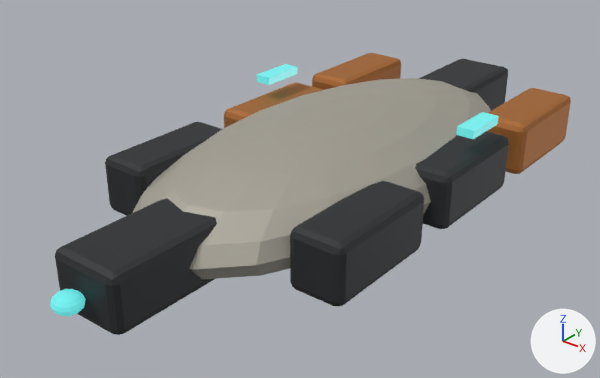
Before and after pictures for a commit that changed the Blender file assets-source/ships/assembly/light.blend.
Before and after are seen from a 50 mm camera at (5.02, -6.78, 3.75) aimed at (-0.16, -0.3, -0.27). Lighting does not change. The marker at lower right points along +X, +Y and +Z. The first picture is the older version.

Names of what the first picture shows: 'RIMWARD_EMISSIVE', 'RIMWARD_ENGINE_GLOW', 'RIMWARD_HULL'.
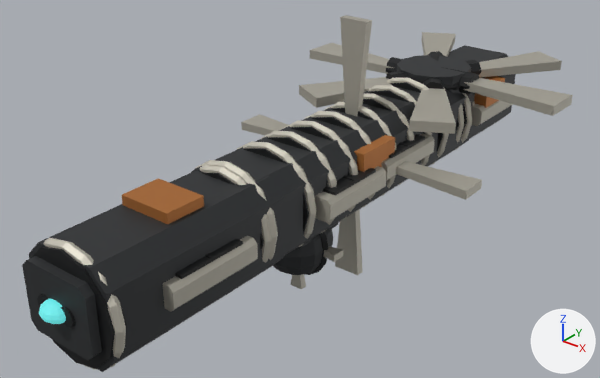
Diff of the bpy script that builds the scene:
```diff
--- a/assets-source/ships/assembly/light.blend.py
+++ b/assets-source/ships/assembly/light.blend.py
@@ me_cube @@
 # used by ob_rimward_hull; parent = ob_rimward_ship_root; location = (0.0, 0.148, -0.0234)
-me_cube.from_pydata(...)  # 574 vertices, 578 faces; spans x -1.54..1.54, y -3.51..3.51, z -0.56..0.56
+me_cube.from_pydata(...)  # 3618 vertices, 3298 faces; spans x -1.82..1.72, y -3.69..3.79, z -1.54..1.54
+# me_cube part 1: a new loose piece, a 12-sided cylinder along y spanning x -0.54..0.54, y -1.8..-1.66, z -0.56..0.52, in mat_rimward_hull
+# me_cube part 2: a new loose piece, a 12-sided cylinder along y spanning x -0.51..0.57, y -3.58..-3.44, z -0.56..0.52, in mat_rimward_hull
+# me_cube part 3: a new loose piece, a 10-sided cylinder along y spanning x -0.23..-0.05, y -3.69..-3.55, z -0.09..0.09, in mat_rimward_hull
+# me_cube part 4: a new loose piece, a 10-sided cylinder along y spanning x 0.05..0.23, y -3.69..-3.55, z -0.09..0.09, in mat_rimward_hull
+# me_cube part 5: a new loose piece, a 12-sided cylinder along y spanning x -0.55..0.55, y 2.04..2.18, z -0.55..0.55, in mat_rimward_hull
+# me_cube part 6: a new loose piece, a 12-sided cylinder along z spanning x -0.46..0.46, y 1.65..2.57, z 0.32..0.6, in mat_rimward_hull
+# me_cube part 7: a new loose piece, a UV sphere (16 segments, 8 rings, poles along z) spanning x -0.4..0.4, y -1.03..-0.23, z -1.08..-0.28, in mat_rimward_hull
+# me_cube part 8: a new loose piece, a box spanning x 0.381..0.607, y 0.237..0.944, z 0.09..0.17, in mat_rimward_hull
+# me_cube part 9: the loose piece of 182 vertices spanning x -1.38..1.38, y -2.81..2.81, z -0.56..0.56 is rebuilt with 16 vertices and now spans x -0.49..0.49, y -1.78..2.28, z -0.51..0.47
+# me_cube part 10: the loose piece of 56 vertices spanning x -0.39..0.39, y -3.51..3.51, z -0.3..0.3 is rebuilt with 64 vertices and now spans x -0.44..0.44, y -3.55..3.7, z -0.44..0.44
+# me_cube part 11: 6 loose pieces with 336 vertices, spanning x -1.54..1.54, y -2.03..2.89, z -0.32..0.32, are deleted
+# me_cube part 12: 3032 vertices added at x -1.82..1.72, y -3.67..3.79, z -1.54..1.54
+# other edits to the shape of me_cube do not show in these pictures
 me_cube.materials.append(mat_rimward_hull)
@@ me_sphere_001 @@
 # used by ob_rimward_emissive; parent = ob_rimward_ship_root; location = (0.0, 3.19, -0.0234)
-me_sphere_001.from_pydata(...)  # 102 vertices, 108 faces; spans x -1.47..1.47, y -2.69..0.47, z -0.22..0.61
+me_sphere_001.from_pydata(...)  # 92 vertices, 56 faces; spans x -0.2..0.2, y -0.75..0.13, z -0.03..7.26
+# me_sphere_001 part 13: the loose piece of 8 vertices spanning x 1.28..1.47, y -2.69..-2.14, z 0.51..0.61 is deleted
+# me_sphere_001 part 14: the loose piece of 8 vertices spanning x -1.47..-1.28, y -2.69..-2.14, z 0.51..0.61 is deleted
+# other edits to the shape of me_sphere_001 do not show in these pictures
 me_sphere_001.materials.append(mat_rimward_emissive)
@@ ob_rimward_hull @@
 ob_rimward_hull.parent = ob_rimward_ship_root
-ob_rimward_hull.location = (0.0, 0.148, -0.0234)
+ob_rimward_hull.location = (0.0535, 0.00789, 0.0)
@@ ob_rimward_emissive @@
 ob_rimward_emissive.parent = ob_rimward_ship_root
-ob_rimward_emissive.location = (0.0, 3.19, -0.0234)
+ob_rimward_emissive.location = (0.0535, 3.675, 0.0)
+ob_rimward_emissive.rotation_euler = (1.571, 0.0, 0.0)  # degrees (90, 0, 0)
@@ ob_rimward_engine_glow @@
 ob_rimward_engine_glow.parent = ob_rimward_ship_root
-ob_rimward_engine_glow.location = (0.0, -3.518, -0.0234)
+ob_rimward_engine_glow.location = (0.0535, -3.658, 0.0)
```

What differs and where, as boxes (x1, y1, x2, y2) in the pictures (600 x 378 px):
'RIMWARD_HULL', reshaped, moved (7% wider, 27% taller): before (55, 53, 571, 335); after (22, 15, 573, 372)
'RIMWARD_EMISSIVE', reshaped, moved, turned (not visible afterwards): before (257, 64, 499, 139)
'RIMWARD_ENGINE_GLOW', moved: before (50, 289, 86, 316); after (39, 299, 66, 324)
part 1 of me_cube, added (mostly hidden): after (202, 172, 264, 250)
part 2 of me_cube, added: after (33, 243, 127, 369)
part 3 of me_cube, added (mostly hidden): after (37, 294, 49, 307)
part 4 of me_cube, added: after (60, 306, 75, 328)
part 5 of me_cube, added (mostly hidden): after (461, 104, 467, 137)
part 6 of me_cube, added: after (397, 55, 471, 94)
part 7 of me_cube, added: after (273, 228, 333, 275)
part 8 of me_cube, added (mostly hidden): after (389, 134, 425, 158)
part 9 of me_cube, rebuilt: before (133, 78, 491, 279); after (192, 86, 473, 256)
part 10 of me_cube, rebuilt (not visible afterwards): before (55, 59, 508, 335)
part 11 of me_cube, deleted: before (105, 53, 571, 306)
part 12 of me_cube, added: after (22, 15, 573, 372)
part 13 of me_sphere_001, deleted (cyan): before (456, 112, 499, 139)
part 14 of me_sphere_001, deleted (cyan): before (257, 64, 297, 85)
